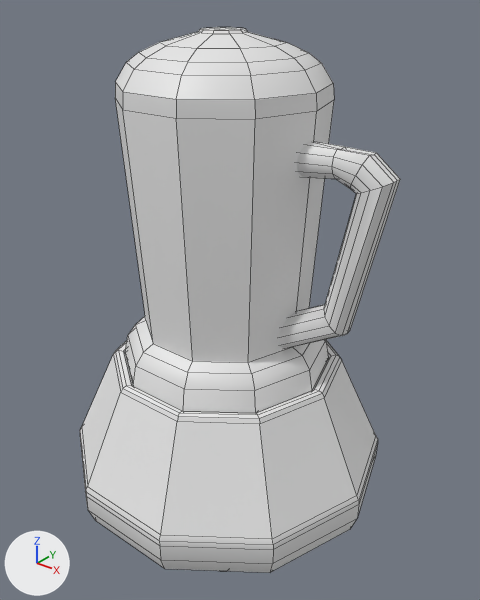
Two versions of the FBX model Assets/Art/Models/Interactables/NonPickables/CookingStation/Blender.fbx, one commit apart.
Both versions are drawn from a camera (50 mm lens) standing at (0.465, -0.555, 0.6) and looking at (0.02, 0.003, 0.254). Every picture has the same lights, and +X, +Y and +Z are marked at lower left. The first picture is the older version. Mesh edges are drawn as thin lines. Where no turn or scale is listed for an object, it has been applied to the vertices. Vertices at exactly the same position are counted once.

Objects in the first picture: 'blender'.
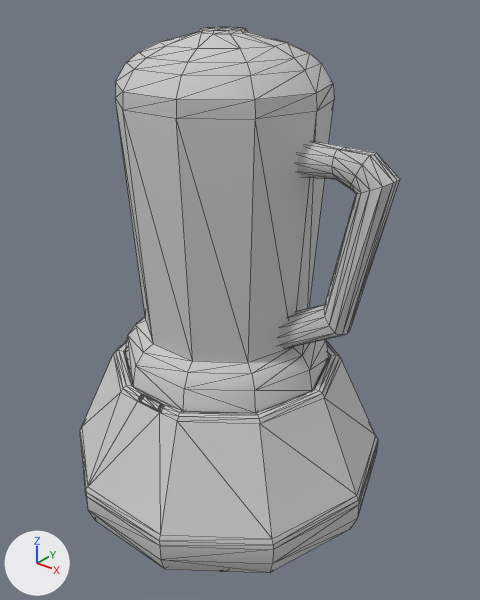
What differs and where, as boxes [x1, y1, x2, y2] in the pictures (480 x 600 px):
part 1 of me_mesh, added: after [88, 385, 182, 535]

Edits to the bpy script that builds the scene:
```text
Add mat_material__1:
    mat_material__1 = principled_material('Material #1')
    mat_material__1.base_color = (0.588, 0.588, 0.588)  # light grey #cacaca
    mat_material__1.roughness = 0.859
Change me_mesh:
    used by ob_blender; location = (0.0, 0.0, 0.0)
    remove me_mesh.from_pydata(...)  # 403 vertices, 370 faces; spans x -0.2..0.206, y -0.19..0.19, z -0.01..0.553
    add me_mesh.from_pydata(...)  # 427 vertices, 772 faces; spans x -0.2..0.206, y -0.19..0.19, z -0.01..0.553
    me_mesh part 1: 24 vertices added at x -0.016..0.019, y -0.137..-0.129, z 0.168..0.176
    add me_mesh.materials.append(mat_material__1)  # light grey #cacaca
```
